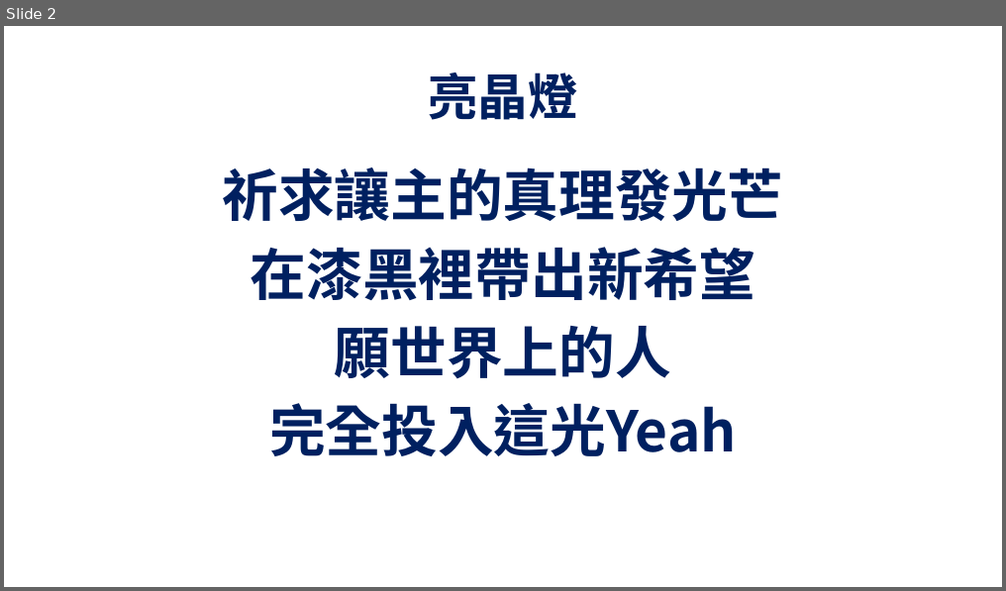
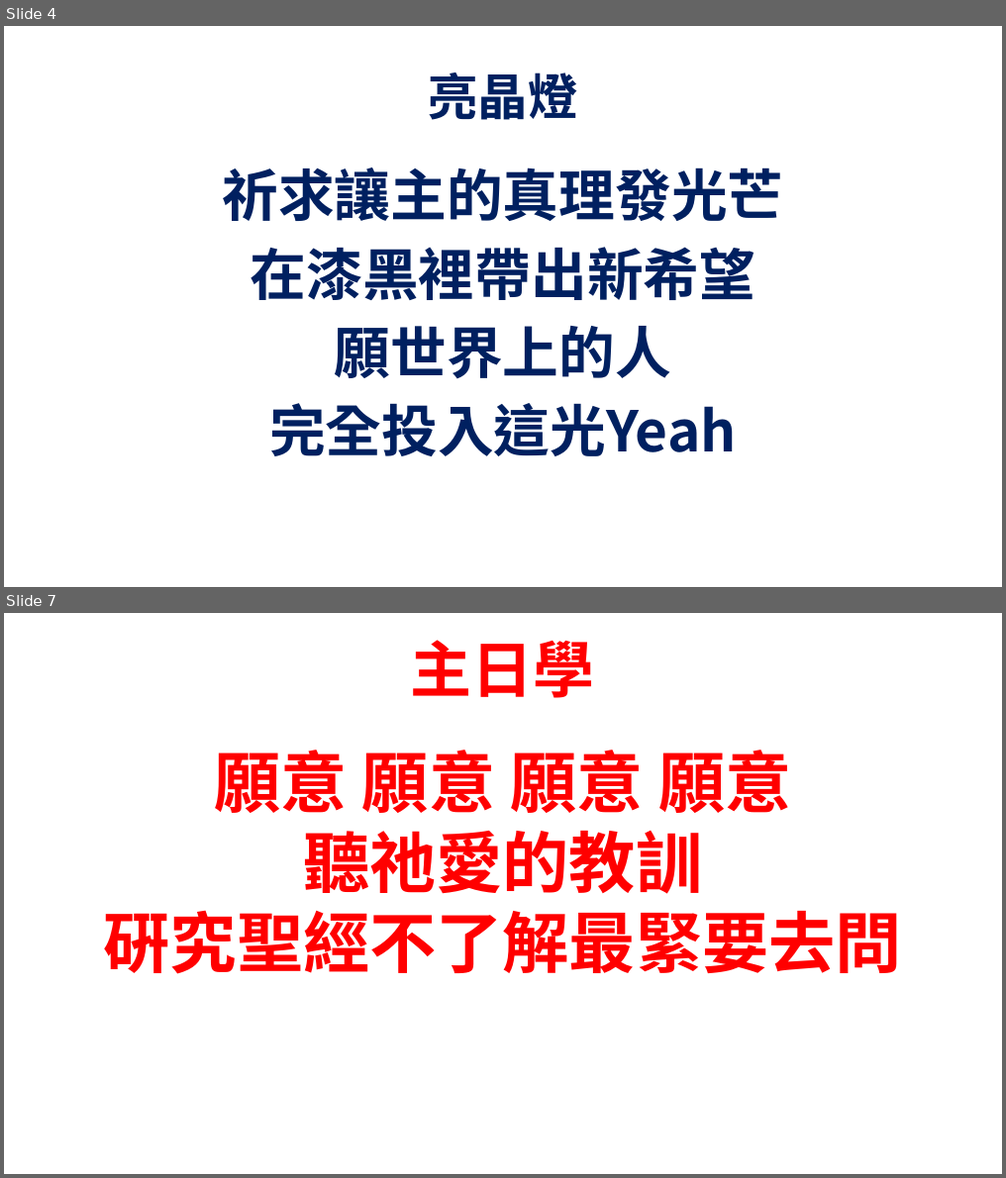
Before and after one commit to batisuoc/bible-school, a slide deck: 2020/2月.pptx. Shown one above the other, each under a label of ours: slide 2 before the commit, slides 4 and 7 after it; the slides between them are not shown. The pictures are 1006x591 and 1006x1178 pixels, drawn with LibreOffice and Linux fonts; fonts in the diff are those of the drawing; background and template pictures are left out. Boxes give left, top, right and bottom in pixels: in the first picture for what was removed or moved away, otherwise in the second. Text is boxed around its words. In the diff, an @@ line names an element or a change of style, - is before the commit and + after.

```diff
--- a/2020/2月.pptx
+++ b/2020/2月.pptx
@@ slide 7 added at (4, 613, 1002, 1174), background picture (left out) @@
@@ text added at (411, 640, 595, 698), 59 pt, text #FF0000, bold @@
+主日學
@@ text added at (104, 750, 902, 974), 64 pt, text #FF0000, bold @@
+願意 願意 願意 願意
+聽祂愛的教訓
+硏究聖經不了解最緊要去問
@@ what was slide 2 is now slide 4 @@
```
Also in this commit, not shown: 1 slide changed, 4 other slides added, 7 other files.
